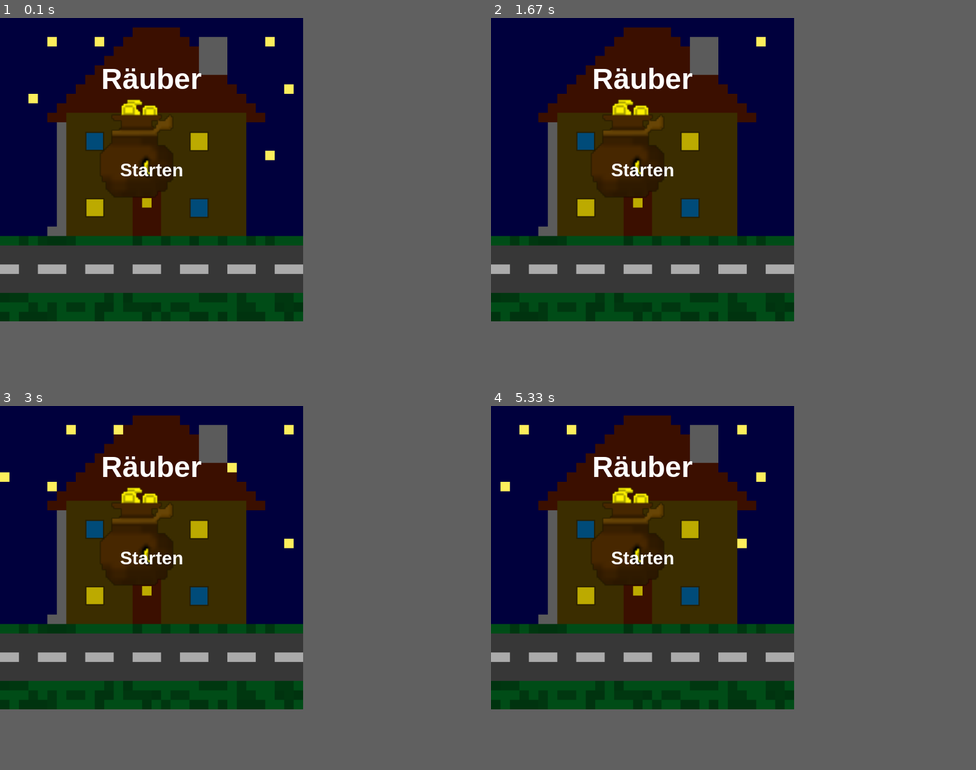
Above: before the commit, frames 1-4 (two rows, left to right).
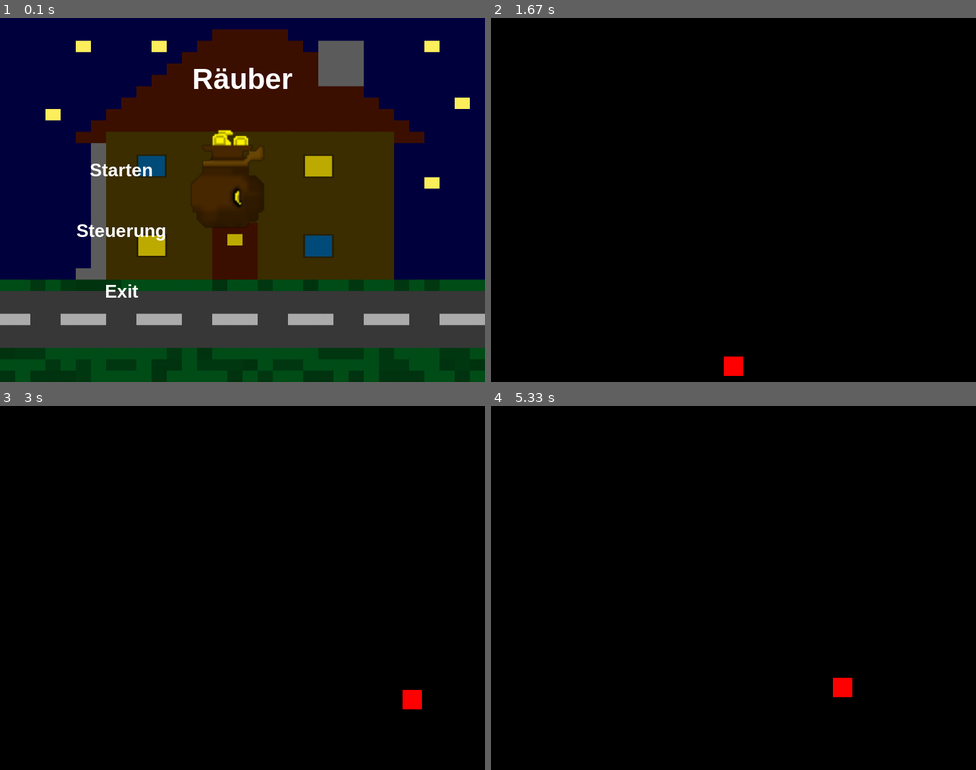
Above: after the commit, the same moments.

Repository: 25-26-1AHIF/pygameproject-rauber_david_jonas
Game: pygame game, started from game/main.py
Two runs of this game, one before a commit and one after it. Both use one fixed random seed, a clock stepped at 60 frames per second and the inputs below.
Inputs (mouse positions are in pixels of both pictures, inside the frame that each line leads up to):
- Up to frame 1 (0.1 s): no input
- Up to frame 2 (1.67 s): click (612, 229) at 0.38 s, where only the run after the commit has a clickable "Steuerung"; tap Space at 0.67, 1, 1.33 s
- Up to frame 3 (3 s): hold D 1.67-2.13 s; hold W 2.17-2.47 s; hold D 2.5-2.97 s
- Up to frame 4 (5.33 s): hold A 3-3.53 s; hold S 3.57-3.87 s; hold A 3.9-4.3 s; hold W 4.33-4.7 s; hold D from 4.73 s (still down)
In our replay, the window is 500x500 before the commit and 800x600 after it. These sizes can differ from the game's own. Grey fills any space a smaller window leaves; there, only what the larger window draws over its background counts as a difference.

The runs differ from the first frame. In frame 1, 72% of the frame differs, in the area x 0-100%, y 0-100%; in frame 2, 52%; in frame 3, 52%; in frame 4, 52%.

Commit message:
Str Screen hinzugefügt und Game Loop läuft

Diff:
--- a/game/game_variables/game_variables.py
+++ b/game/game_variables/game_variables.py
@@ -1,8 +1,8 @@
 import pygame
 
 class GameVariables:
-    SCREEN_WIDTH = 500
-    SCREEN_HIGHT = 500
+    SCREEN_WIDTH = 800
+    SCREEN_HIGHT = 600
     FPS = 60
     player_size = 32
     player_v = 5
@@ -25,5 +25,6 @@
     PLAY = ("play")
     ANIMATION = ("animation")
     PAUSED = ("paused")
+    STR = ("str")
     EXIT = ("exit")
     actual = MAIN
--- a/game/main.py
+++ b/game/main.py
@@ -10,11 +10,15 @@
 
     titel_text = gv.FONT_BIG.render("Räuber", True, "white")
     starten_text = gv.FONT_MIDDLE.render("Starten", True, "white")
+    exit_text = gv.FONT_MIDDLE.render("Exit", True, "white")
+    str_text = gv.FONT_MIDDLE.render("Steuerung", True, "white")
     titel_text_rect = titel_text.get_rect(center=(gv.SCREEN_WIDTH / 2, 100))
-    starten_text_rect = starten_text.get_rect(center=(gv.SCREEN_WIDTH / 2, gv.SCREEN_HIGHT / 2))
-
-    Geldsack = Bilder("game/Bilder/Geldsack.png", 1, pygame.Rect(0, 0, 128, 128), 1)
-    Hintergrund = Bilder("game/Bilder/Hintergrund.png", 16, pygame.Rect(0, 0, 1024, 1024), 10)
+    starten_text_rect = starten_text.get_rect(center=(gv.SCREEN_WIDTH / 2 / 2, 250))
+    exit_text_rect = exit_text.get_rect(center=(gv.SCREEN_WIDTH / 2 / 2, 450))
+    str_text_rect = str_text.get_rect(center=(gv.SCREEN_WIDTH / 2 / 2, 350))
+
+    Geldsack = Bilder("Bilder/Geldsack.png", 1, pygame.Rect(0, 0, 128, 128), 1)
+    Hintergrund = Bilder("Bilder/Hintergrund.png", 16, pygame.Rect(0, 0, 1024, 1024), 10)
     Geldsack.load_spritesheet()
     Hintergrund.load_spritesheet()
 
@@ -23,7 +27,7 @@
 
     Geldsack.images[0] = pygame.transform.smoothscale(Geldsack.images[0], groesse)
     original_hintergrund = Hintergrund.images[:]
-    Hintergrund.images = [pygame.transform.smoothscale(img, groesse_hintergrund) for img in original_hintergrund]
+    Hintergrund.images = [pygame.transform.smoothscale(img, groesse_hintergrund) for img in original_hintergrund] # mit KI
 
     while True:
         for event in pygame.event.get():
@@ -34,11 +38,17 @@
             if event.type == pygame.MOUSEBUTTONDOWN and event.button == 1:
                 if starten_text_rect.collidepoint(event.pos):
                     return GameScreens.ANIMATION
+                if exit_text_rect.collidepoint(event.pos):
+                    return GameScreens.EXIT
+                if str_text_rect.collidepoint(event.pos):
+                    return GameScreens.STR
 
         Hintergrund.draw(screen, 0, 0, frame_counter)
         screen.blit(titel_text, titel_text_rect)
         Geldsack.draw(screen, gv.SCREEN_WIDTH / 2 - groesse[0] / 2, gv.SCREEN_HIGHT / 2 - groesse[1] / 2 + 10, frame_counter)
         screen.blit(starten_text, starten_text_rect)
+        screen.blit(str_text, str_text_rect)
+        screen.blit(exit_text, exit_text_rect)
 
         frame_counter += 1
         pygame.display.flip()
@@ -106,14 +116,46 @@
         pygame.display.flip()
         clock.tick(gv.FPS)
 
-
+def steuerung_screen(screen: pygame.Surface, clock: pygame.time.Clock):
+    pygame.display.set_caption("Steuerungs Screen")
+
+    str_text = gv.FONT_BIG.render("Steuerung:", True, "white")
+    zurueck_text = gv.FONT_MIDDLE.render("Zurück", True, "white")
+    pause_text_rect = str_text.get_rect(center=(gv.SCREEN_WIDTH / 2, 100))
+    zurueck_text_rect = zurueck_text.get_rect(center=(100, 100))
+
+    while True:
+        for event in pygame.event.get():
+            if event.type == pygame.QUIT:
+                return GameScreens.EXIT
+            if event.type == pygame.KEYDOWN:
+                if event.key == pygame.K_ESCAPE:
+                    return GameScreens.MAIN
+                if event.key == pygame.K_SPACE:
+                    return GameScreens.PLAY
+            if event.type == pygame.MOUSEBUTTONDOWN:
+                if zurueck_text_rect.collidepoint(event.pos):
+                    return GameScreens.MAIN
+
+        screen.fill((14, 0, 108))
+        screen.blit(str_text, pause_text_rect)
+        pygame.draw.rect(
+            surface=screen,
+            rect=zurueck_text_rect,
+            color=(14, 0, 108),
+            width=0
+        )
+        screen.blit(zurueck_text, zurueck_text_rect)
+
+        pygame.display.flip()
+        clock.tick(gv.FPS)
 
 def animation_screen(screen: pygame.Surface, clock: pygame.time.Clock):
     pygame.display.set_caption("Animation")
     frame_counter = 0
 
-    Geldsack = Bilder("game/Bilder/Geldsack.png", 1, pygame.Rect(0, 0, 128, 128), 1)
-    Hintergrund = Bilder("game/Bilder/Hintergrund.png", 16, pygame.Rect(0, 0, 1024, 1024), 2)
+    Geldsack = Bilder("Bilder/Geldsack.png", 1, pygame.Rect(0, 0, 128, 128), 1)
+    Hintergrund = Bilder("Bilder/Hintergrund.png", 16, pygame.Rect(0, 0, 1024, 1024), 2)
     Geldsack.load_spritesheet()
     Hintergrund.load_spritesheet()
 
@@ -165,6 +207,10 @@
             GameScreens.actual = animation_screen(screen, clock)
         elif GameScreens.actual == GameScreens.PLAY:
             GameScreens.actual = play_screen(screen, clock)
+        elif GameScreens.actual == GameScreens.PAUSED:
+            GameScreens.actual = paused_screen(screen, clock)
+        elif GameScreens.actual == GameScreens.STR:
+            GameScreens.actual = steuerung_screen(screen, clock)
         elif GameScreens.actual == GameScreens.EXIT:
             break
 
